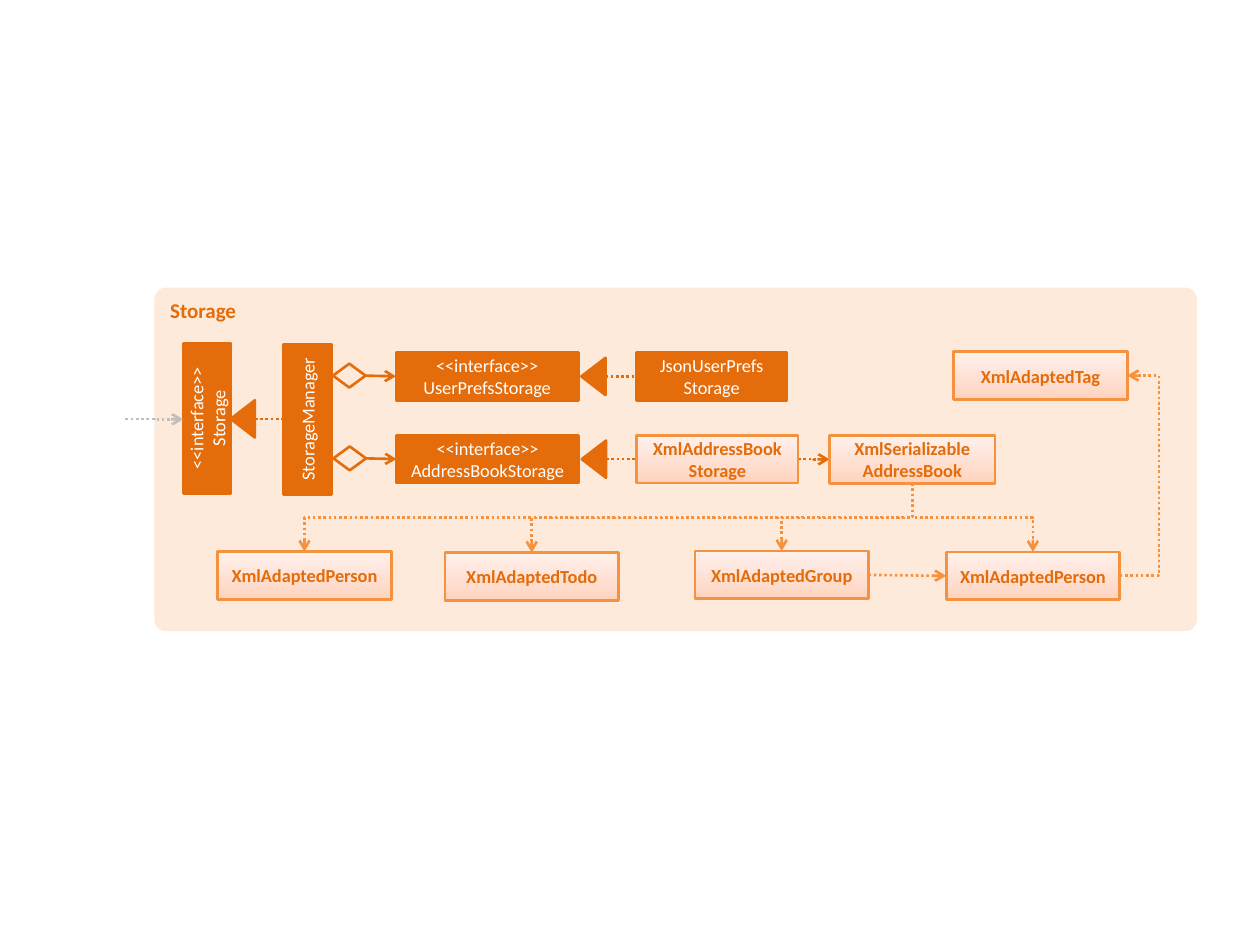
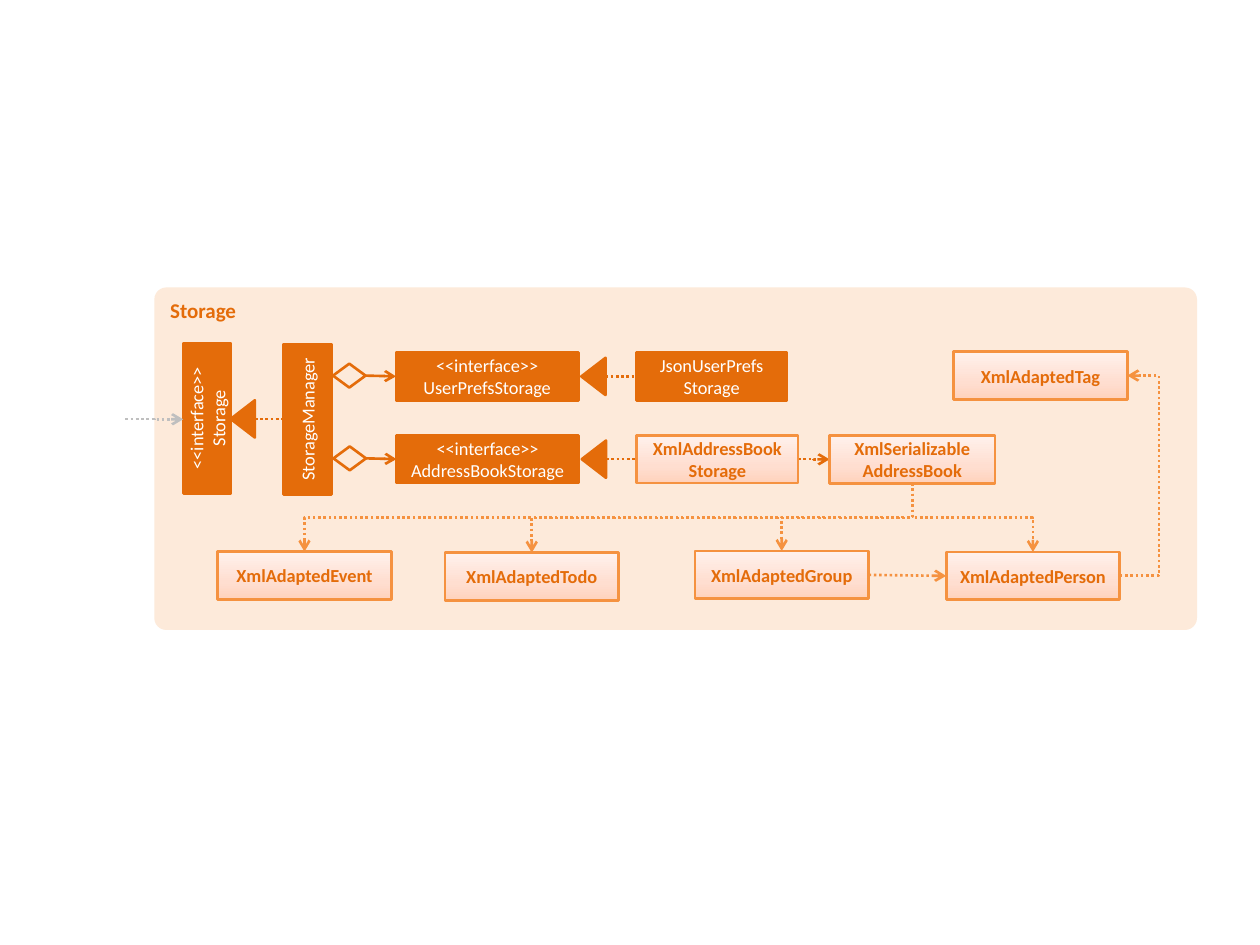
Before and after one commit to nus-cs2103-AY1718S2/addressbook-level4, a slide deck: slide 1 of docs/diagrams/StorageComponentClassDiagram.pptx. Drawn at 1260x945 pixels with LibreOffice and Linux fonts; fonts in the diff are those of the drawing. Boxes give left, top, right and bottom in pixels: in the first picture for what was removed or moved away, otherwise in the second. Text is boxed around its words. In the diff, an @@ line names an element or a change of style, - is before the commit and + after.

```diff
--- a/docs/diagrams/StorageComponentClassDiagram.pptx
+++ b/docs/diagrams/StorageComponentClassDiagram.pptx
@@ text in rectangle at [236, 569, 372, 585]: text changed @@
-XmlAdaptedPerson
+XmlAdaptedEvent
```
Also in this commit, not shown: 1 other file.
